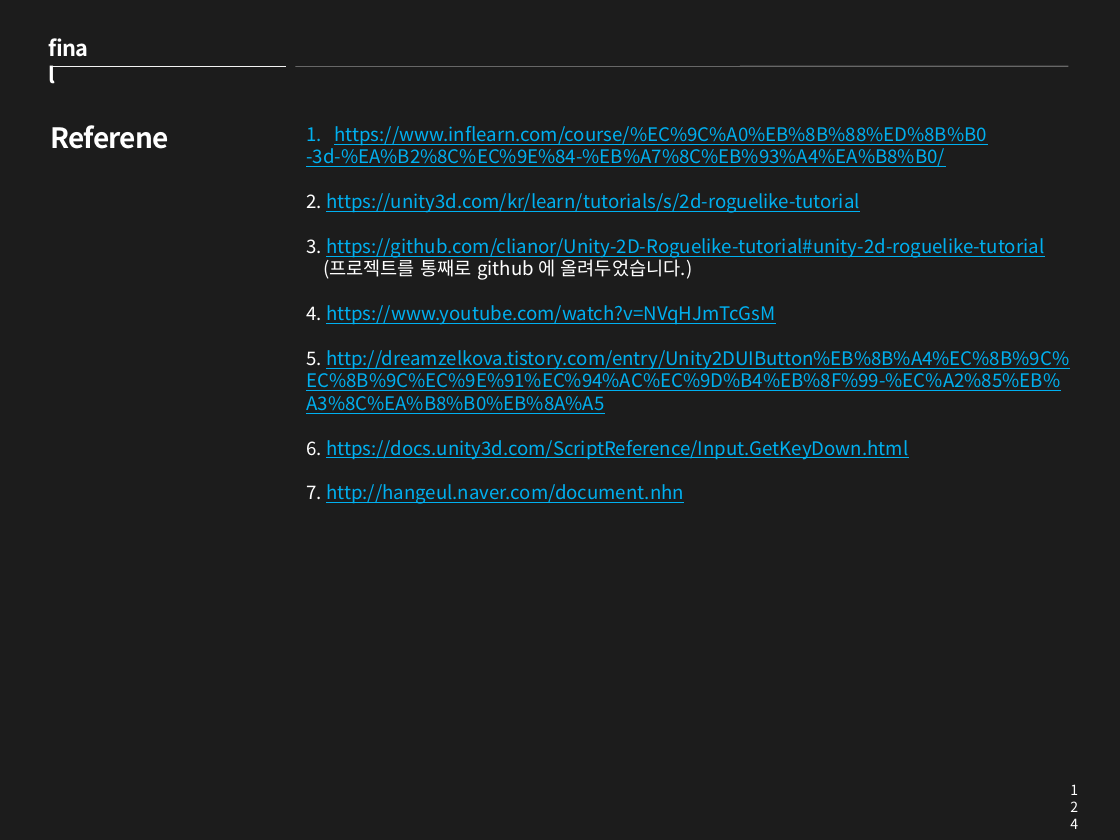
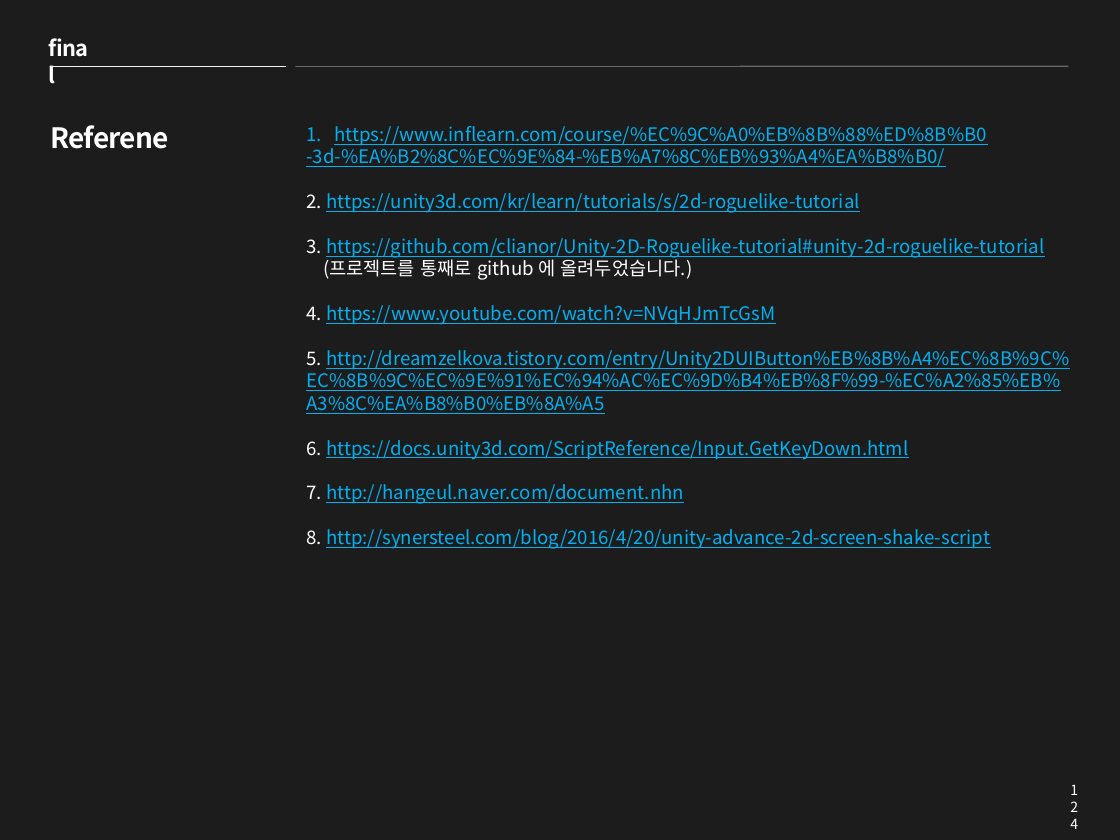
Before and after one commit to clianor/Unity-2D-Roguelike-tutorial, a slide deck: slide 124 of Roguelike PPT.pptx. Drawn at 1120x840 pixels with LibreOffice and Linux fonts; fonts in the diff are those of the drawing. Boxes give left, top, right and bottom in pixels: in the first picture for what was removed or moved away, otherwise in the second. Text is boxed around its words. In the diff, an @@ line names an element or a change of style, - is before the commit and + after.

Commit message:
Camera Shake

```diff
--- a/Roguelike PPT.pptx
+++ b/Roguelike PPT.pptx
@@ text at (306,529,990,549): paragraph added @@
+8. http://synersteel.com/blog/2016/4/20/unity-advance-2d-screen-shake-script
```
Also in this commit, not shown: 4 other slides changed, 27 other files.
